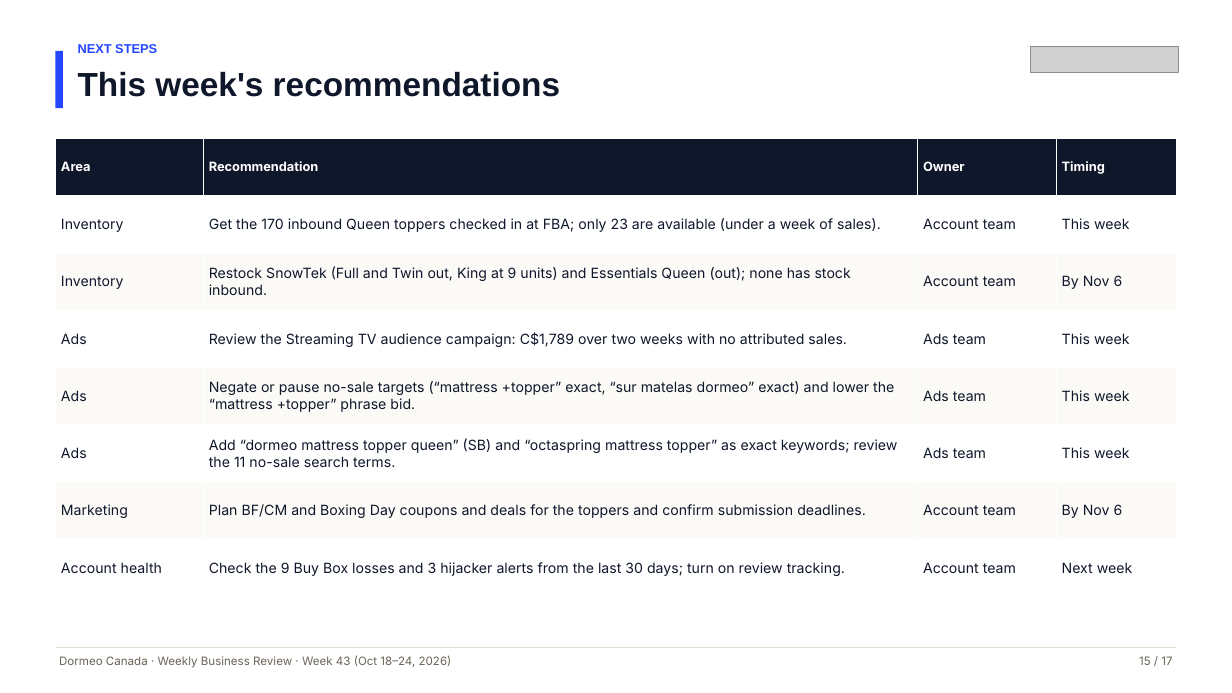
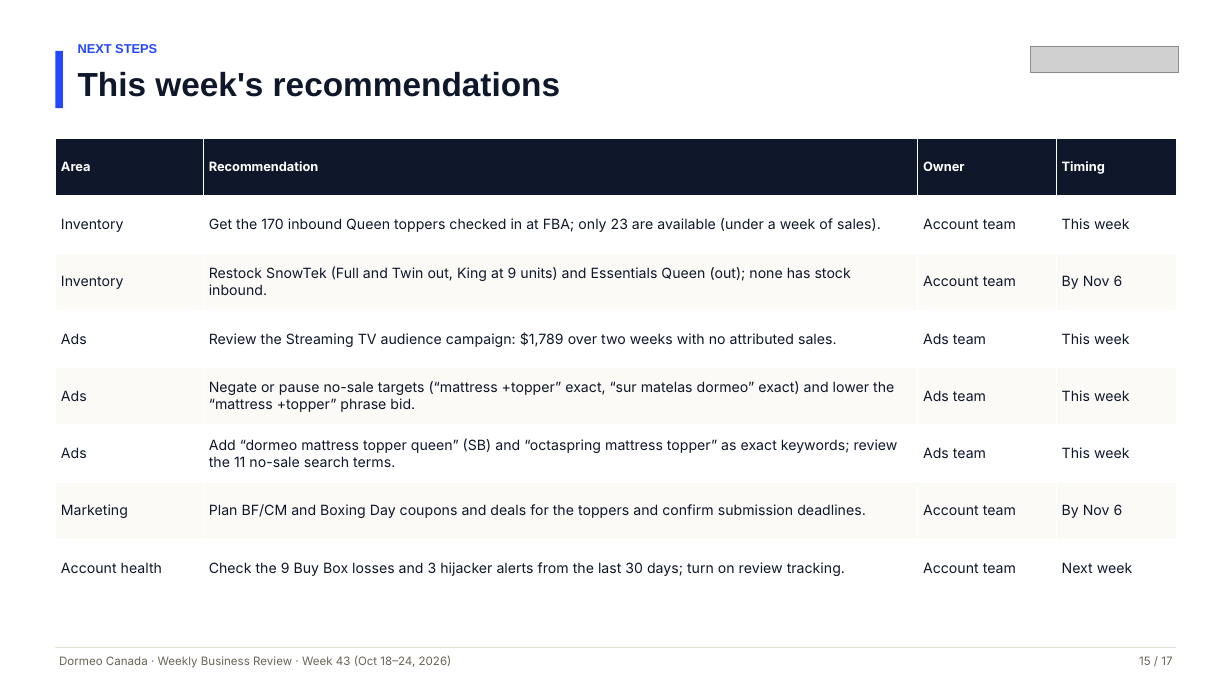
Before and after one commit to RONFSG/flagship-growth-reports, a slide deck: slide 15 of dormeo-canada/deck/2026-10-24/Dormeo-Canada-Weekly-Business-Review-Week-43-2026-10-24.pptx. Drawn at 1232x693 pixels with LibreOffice and Linux fonts; fonts in the diff are those of the drawing; grey boxes stand for pictures. Boxes give left, top, right and bottom in pixels: in the first picture for what was removed or moved away, otherwise in the second. Text is boxed around its words. In the diff, an @@ line names an element or a change of style, - is before the commit and + after.

```diff
--- a/dormeo-canada/deck/2026-10-24/Dormeo-Canada-Weekly-Business-Review-Week-43-2026-10-24.pptx
+++ b/dormeo-canada/deck/2026-10-24/Dormeo-Canada-Weekly-Business-Review-Week-43-2026-10-24.pptx
@@ table at (55, 139, 1177, 597) @@
-row 4, column 2: Review the Streaming TV audience campaign: C$1,789 over two weeks with no attributed sales.
+row 4, column 2: Review the Streaming TV audience campaign: $1,789 over two weeks with no attributed sales.
```
Also in this commit, not shown: 12 other slides changed, 19 other files.
